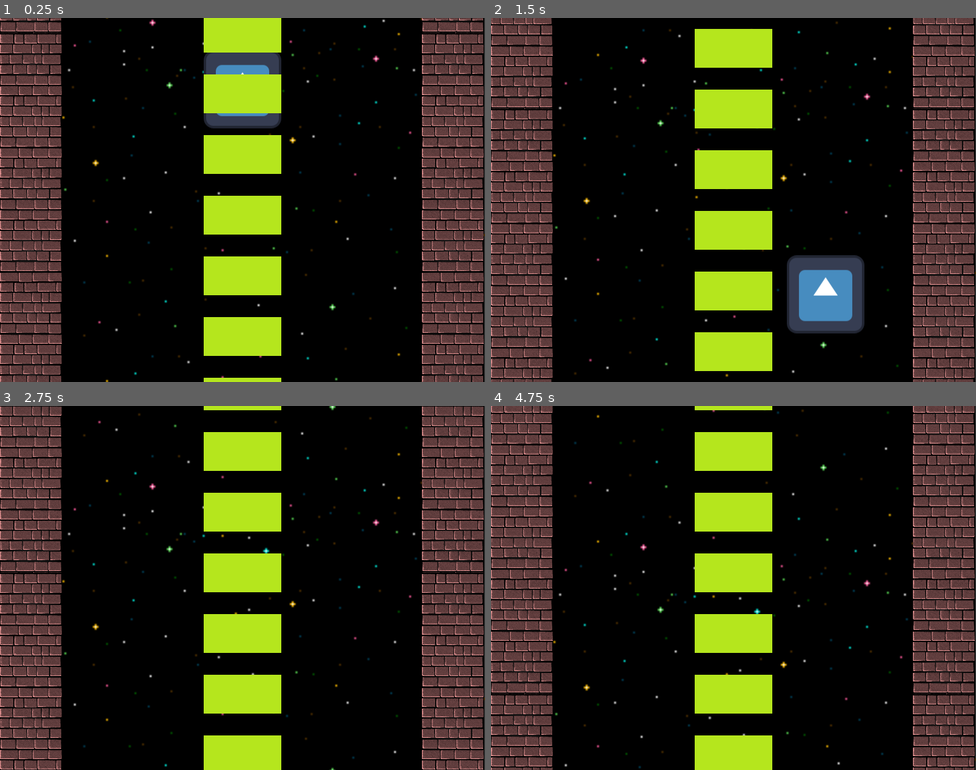
Above: before the commit, frames 1-4 (two rows, left to right).
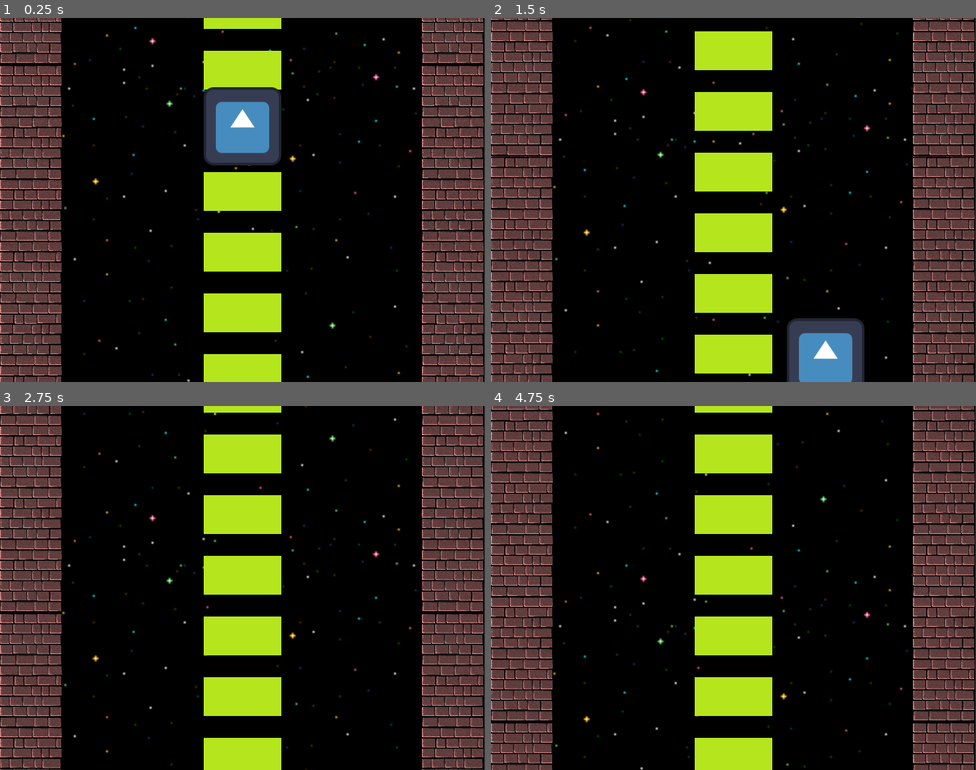
Above: after the commit, the same moments.

Repository: arko-poet/godot-games
Game: Godot game, scene res://tower.tscn
Two runs of this game, one before a commit and one after it. Both use one fixed random seed, a clock stepped at 60 frames per second and the inputs below. The project has no main scene, so this scene is started directly. The engine's default icon, where the game draws it, is replaced by a stand-in: a white triangle on a blue panel in a dark square.
Inputs:
- Up to frame 1 (0.25 s): no input
- Up to frame 2 (1.5 s): hold D (move_right) 0.53-1.28 s; hold A (move_left) from 1.28 s (still down)
- Up to frame 3 (2.75 s): release A (move_left) at 2.03 s; hold D (move_right) from 2.03 s (still down)
- Up to frame 4 (4.75 s): release D (move_right) at 2.78 s; hold W (move_up) 2.78-3.53 s; hold A (move_left) from 3.53 s (still down)

The runs differ from the first frame. In frame 1, 22% of the frame differs, in the area x 0-100%, y 0-100%; in frame 2, 21%; in frame 3, 14%; in frame 4, 16%.

Commit message:
feat(tower): accelerate camera based on player

Diff:
--- a/tower/tower.gd
+++ b/tower/tower.gd
@@ -8,13 +8,16 @@
 
 var floors : Array[Floor] = []
 var viewport_size : Vector2
+@onready var camera : Camera2D = $Camera
+@onready var player : Node2D = $Player
 
 # Called when the node enters the scene tree for the first time.
 func _ready() -> void:
+	viewport_size = get_viewport().get_visible_rect().size
+
 	# initialise pool of floors
 	for i in range(FLOOR_COUNT):
 		var f : Floor = FLOOR_SCENE.instantiate()
-		viewport_size = get_viewport().get_visible_rect().size
 		f.position.y -= FLOOR_SPACING * i - viewport_size.y
 		f.position.x = viewport_size.x * 0.5
 		f.set_size(Vector2(128, FLOOR_HEIGHT))
@@ -26,12 +29,14 @@
 func _process(delta: float) -> void:
 	# move up the tower
 	var dy = delta * SCROLL_SPEED
-	$Camera.global_position.y -= dy
-	$LeftWall.position.y -= dy
-	$RightWall.position.y -= dy
+	var camera_center : Vector2 = camera.global_position + viewport_size * 0.5
+	var offset_ratio = (player.position.y - camera_center.y) / (viewport_size.y * 0.5)
+	if offset_ratio < 0.0:
+		dy *= 1.0 + 4.0 * abs(offset_ratio)
+	camera.global_position.y -= dy
 
 	# pooling of floors
-	if $Camera.global_position.y + viewport_size.y + FLOOR_HEIGHT * 0.5 < floors[0].position.y:
+	if camera.global_position.y + viewport_size.y + FLOOR_HEIGHT * 0.5 < floors[0].position.y:
 		var first_floor : Floor = floors.pop_front()
-		first_floor.position.y -= len(floors) * FLOOR_SPACING
+		first_floor.position.y -= FLOOR_COUNT * FLOOR_SPACING
 		floors.push_back(first_floor)
--- a/tower/tower.tscn
+++ b/tower/tower.tscn
@@ -36,10 +36,27 @@
 [node name="Camera" type="Camera2D" parent="." unique_id=297675335]
 anchor_mode = 0
 
-[node name="ParallaxWall" type="Parallax2D" parent="." unique_id=519988515]
+[node name="LeftWall" type="StaticBody2D" parent="Camera" unique_id=1024174384]
+collision_layer = 2
+collision_mask = 0
+
+[node name="Collision" type="CollisionShape2D" parent="Camera/LeftWall" unique_id=1218415816]
+position = Vector2(52, 300)
+shape = SubResource("RectangleShape2D_jbe1c")
+
+[node name="RightWall" type="StaticBody2D" parent="Camera" unique_id=1440512667]
+collision_layer = 2
+collision_mask = 0
+
+[node name="Collision" type="CollisionShape2D" parent="Camera/RightWall" unique_id=710097485]
+position = Vector2(748, 300)
+shape = SubResource("RectangleShape2D_vxmma")
+
+[node name="ParallaxWalls" type="Parallax2D" parent="." unique_id=519988515]
+scroll_scale = Vector2(0.9, 0.9)
 repeat_size = Vector2(0, 600)
 
-[node name="LeftWall" type="Sprite2D" parent="ParallaxWall" unique_id=182090050]
+[node name="LeftWallSprite" type="Sprite2D" parent="ParallaxWalls" unique_id=182090050]
 texture_repeat = 2
 scale = Vector2(0.1, 0.1)
 texture = ExtResource("4_jbe1c")
@@ -47,7 +64,7 @@
 region_enabled = true
 region_rect = Rect2(0, 0, 1024, 6144)
 
-[node name="RightWall" type="Sprite2D" parent="ParallaxWall" unique_id=356965015]
+[node name="RightWallSprite" type="Sprite2D" parent="ParallaxWalls" unique_id=356965015]
 texture_repeat = 2
 position = Vector2(696, 6.7762636e-21)
 scale = Vector2(0.1, 0.099999994)
@@ -56,23 +73,8 @@
 region_enabled = true
 region_rect = Rect2(0, 0, 1024, 6144)
 
-[node name="LeftWall" type="StaticBody2D" parent="." unique_id=1024174384]
-collision_layer = 2
-collision_mask = 0
-
-[node name="Collision" type="CollisionShape2D" parent="LeftWall" unique_id=1218415816]
-position = Vector2(52, 300)
-shape = SubResource("RectangleShape2D_jbe1c")
-
-[node name="RightWall" type="StaticBody2D" parent="." unique_id=1440512667]
-collision_layer = 2
-collision_mask = 0
-
-[node name="Collision" type="CollisionShape2D" parent="RightWall" unique_id=710097485]
-position = Vector2(748, 300)
-shape = SubResource("RectangleShape2D_vxmma")
-
 [node name="Player" type="CharacterBody2D" parent="." unique_id=314330960]
+z_index = 1
 position = Vector2(400, 64)
 scale = Vector2(1, 1.0024438)
 collision_mask = 6
